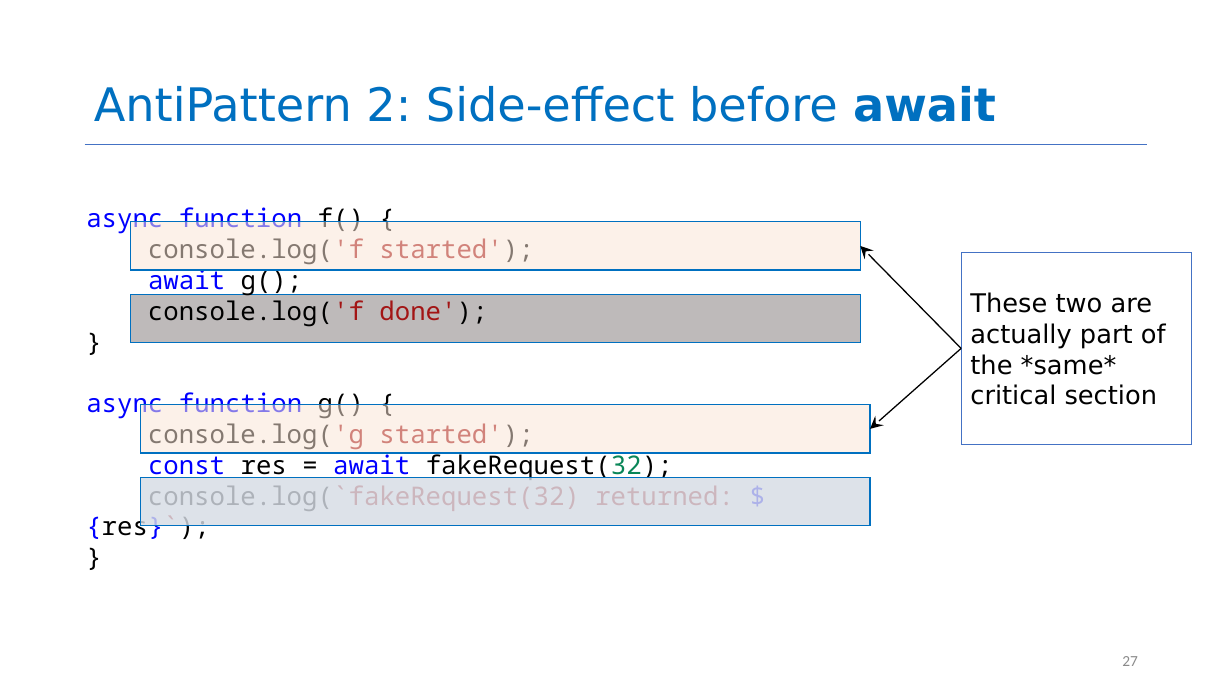
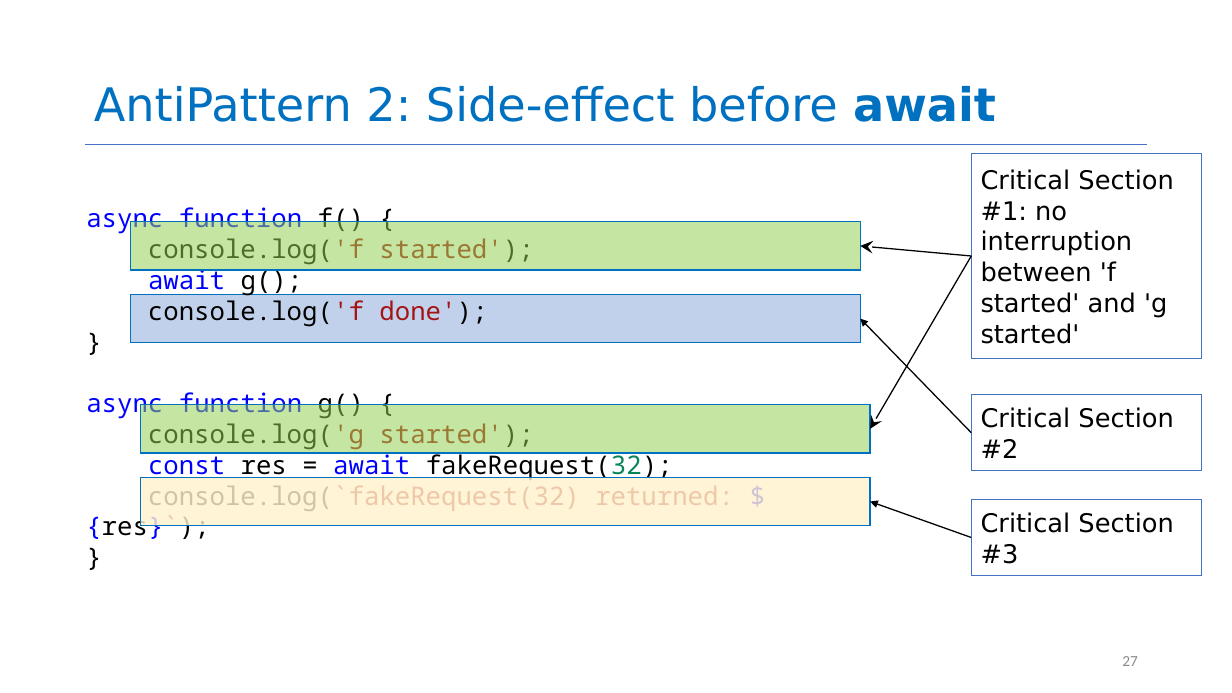
Before and after one commit to yashburshe/CS4530-Fall-2025, a slide deck: slide 27 of Slides/Module 06 Concurrency Patterns in Typescript.pptx. Drawn at 1232x693 pixels with LibreOffice and Linux fonts; fonts in the diff are those of the drawing. Boxes give left, top, right and bottom in pixels: in the first picture for what was removed or moved away, otherwise in the second. Text is boxed around its words. In the diff, an @@ line names an element or a change of style, - is before the commit and + after.

```diff
--- a/Slides/Module 06 Concurrency Patterns in Typescript.pptx
+++ b/Slides/Module 06 Concurrency Patterns in Typescript.pptx
@@ rectangle "Critical Section #1: no interruption ...": place and size @@
-rectangle "Critical Section #1: no interruption ..." at <box>961,252,1191,445</box>
+rectangle "Critical Section #1: no interruption ..." at <box>971,153,1202,359</box>
@@ text in rectangle at <box>981,169,1173,344</box>: text changed @@
-These two are actually part of the *same* critical section
+Critical Section #1: no interruption between 'f started' and 'g started'
@@ rectangle at <box>130,222,860,271</box>: fill #FBE5D6 at 53% opacity to #92D050 at 53% opacity @@
@@ arrow moved from (961, 348) - (860, 246) to (971, 256) - (860, 246) @@
@@ arrow moved from (961, 348) - (871, 429) to (971, 256) - (871, 429) @@
@@ rectangle at <box>130,295,860,344</box>: fill #AFABAB at 81% opacity to #B4C7E7 at 81% opacity @@
@@ arrow added from (971, 433) to (860, 319), #000000 1 pt @@
@@ rectangle at <box>140,405,871,454</box>: fill #FBE5D6 at 53% opacity to #92D050 at 53% opacity @@
@@ rectangle added at <box>971,395,1202,471</box>, outline #4472C4 1 pt, 20 pt, text #000000 @@
+Critical Section #2
@@ rectangle at <box>140,478,871,527</box>: fill #D6DCE5 at 81% opacity to #FFF2CC at 81% opacity @@
@@ arrow added from (971, 538) to (871, 502), #000000 1 pt @@
@@ rectangle added at <box>971,499,1202,576</box>, outline #4472C4 1 pt, 20 pt, text #000000 @@
+Critical Section #3
```
Also in this commit, not shown: 9 other slides changed, 1 slide added, 23 slides removed.
